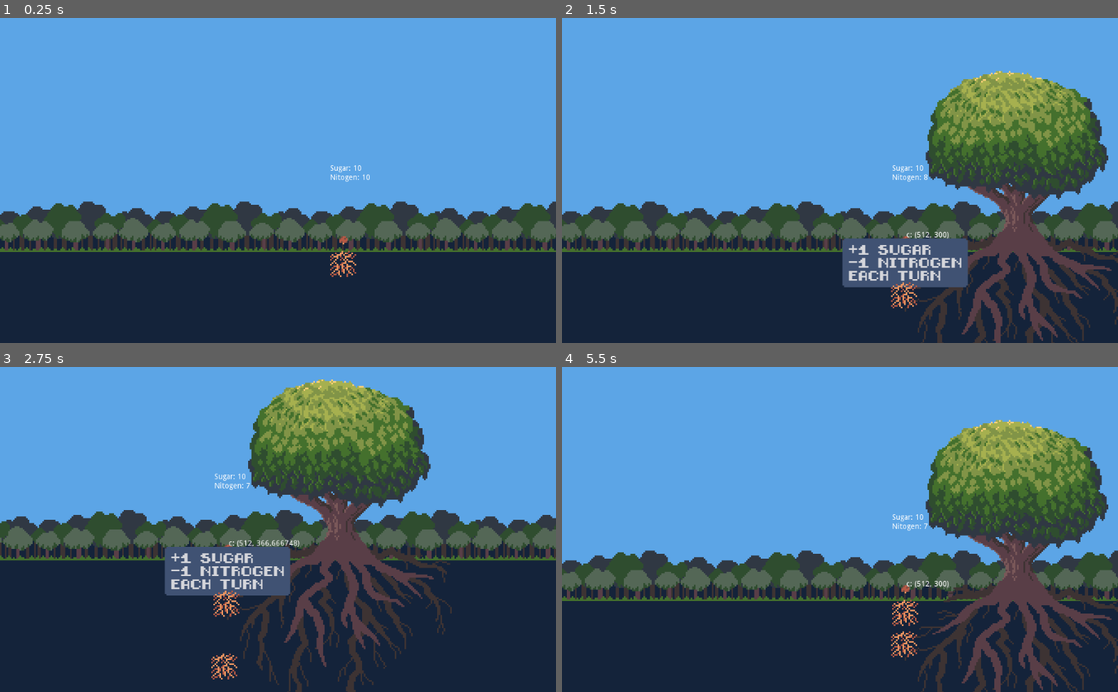
Above: before the commit, frames 1-4 (two rows, left to right).
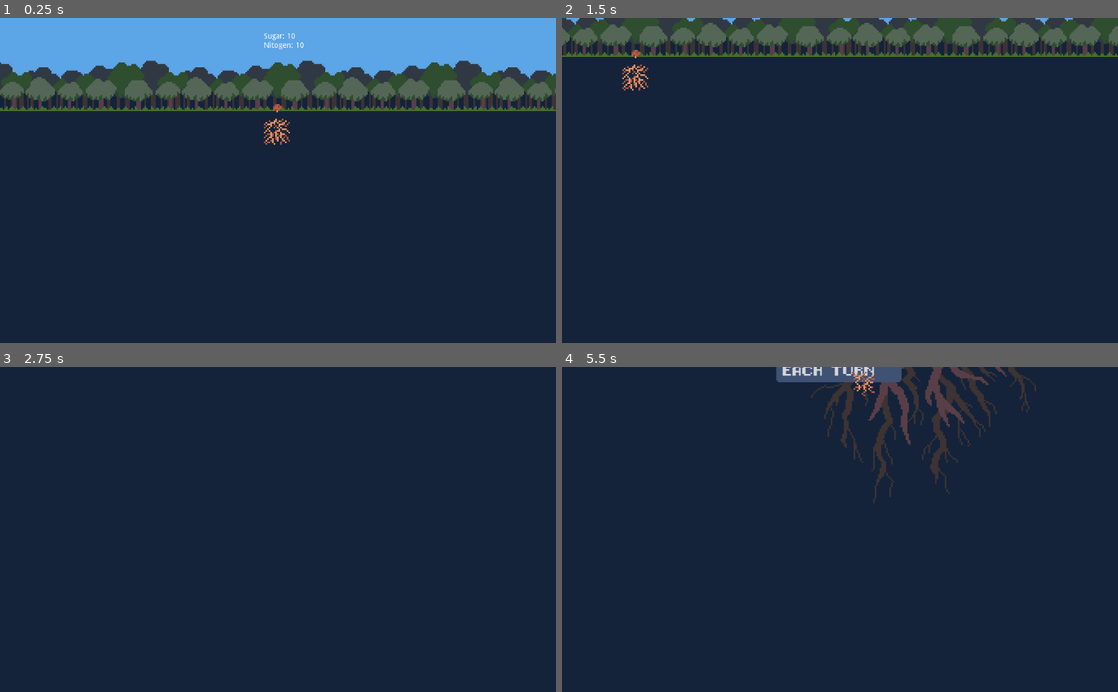
Above: after the commit, the same moments.

Repository: RoxT/rootroutes
Game: Godot game, scene res://Main_Rs_COPY.tscn
Two runs of this game, one before a commit and one after it. Both use one fixed random seed, a clock stepped at 60 frames per second and the inputs below.
Inputs (mouse positions are in pixels of both pictures, inside the frame that each line leads up to):
- Up to frame 1 (0.25 s): no input
- Up to frame 2 (1.5 s): tap Enter at 0.5 s; move the mouse to (906, 261) at 0.52 s; hold Right (ui_right) 0.53-1.28 s; click (906, 261) at 0.67 s; move the mouse to (906, 294) at 1.27 s; hold Down (ui_down) from 1.28 s (still down); click (906, 294) at 1.42 s
- Up to frame 3 (2.75 s): move the mouse to (339, 675) at 2.02 s; release Down (ui_down) at 2.03 s; hold Right (ui_right) from 2.03 s (still down); click (339, 675) at 2.17 s
- Up to frame 4 (5.5 s): move the mouse to (812, 594) at 2.77 s; release Right (ui_right) at 2.78 s; hold Up (ui_up) 2.78-3.53 s; click (812, 594) at 2.92 s; move the mouse to (1006, 578) at 3.52 s; hold Left (ui_left) 3.53-5.03 s; click (1006, 578) at 3.67 s; move the mouse to (673, 480) at 4.27 s; click (673, 480) at 4.42 s; move the mouse to (867, 529) at 5.02 s; hold Down (ui_down) from 5.03 s (still down); click (867, 529) at 5.17 s

The runs differ from the first frame. In frame 1, 55% of the frame differs, in the area x 0-100%, y 4-80%; in frame 2, 77%, in the area x 0-100%, y 0-100%; in frame 3, 65%; in frame 4, 75%.

Commit message:
camera fix for real maybe

Diff:
--- a/RootRoutes/Main_Rs_COPY.tscn
+++ b/RootRoutes/Main_Rs_COPY.tscn
@@ -160,128 +160,126 @@
 [node name="Spawn" type="Node2D" parent="."]
 
 [node name="Position2D" type="Position2D" parent="Spawn"]
-position = Vector2( 10, 394 )
+position = Vector2( 88, 410 )
 
 [node name="Position2D2" type="Position2D" parent="Spawn"]
-position = Vector2( 106, 394 )
+position = Vector2( 156, 410 )
 
 [node name="Position2D3" type="Position2D" parent="Spawn"]
-position = Vector2( 202, 394 )
+position = Vector2( 252, 410 )
 
 [node name="Position2D4" type="Position2D" parent="Spawn"]
-position = Vector2( 346, 394 )
+position = Vector2( 396, 410 )
 
 [node name="Position2D5" type="Position2D" parent="Spawn"]
-position = Vector2( 442, 394 )
+position = Vector2( 492, 410 )
 
 [node name="Position2D6" type="Position2D" parent="Spawn"]
-position = Vector2( 538, 394 )
+position = Vector2( 588, 410 )
 
 [node name="Position2D7" type="Position2D" parent="Spawn"]
-position = Vector2( 634, 394 )
+position = Vector2( 684, 410 )
 
 [node name="Position2D8" type="Position2D" parent="Spawn"]
-position = Vector2( 730, 394 )
+position = Vector2( 780, 410 )
 
 [node name="Position2D9" type="Position2D" parent="Spawn"]
-position = Vector2( 826, 394 )
+position = Vector2( 876, 410 )
 
 [node name="Position2D11" type="Position2D" parent="Spawn"]
-position = Vector2( 922, 394 )
+position = Vector2( 972, 410 )
 
 [node name="ExtraSpawn" type="Node2D" parent="."]
-visible = false
-position = Vector2( 0, 240 )
 
 [node name="Position2D12" type="Position2D" parent="ExtraSpawn"]
-position = Vector2( 1056, 168 )
+position = Vector2( 1066, 394 )
 
 [node name="Position2D13" type="Position2D" parent="ExtraSpawn"]
-position = Vector2( 1152, 168 )
+position = Vector2( 1162, 394 )
 
 [node name="Position2D14" type="Position2D" parent="ExtraSpawn"]
-position = Vector2( 1248, 168 )
+position = Vector2( 1258, 394 )
 
 [node name="Position2D15" type="Position2D" parent="ExtraSpawn"]
-position = Vector2( 1344, 168 )
+position = Vector2( 1354, 394 )
 
 [node name="Position2D16" type="Position2D" parent="ExtraSpawn"]
-position = Vector2( 1440, 168 )
+position = Vector2( 1450, 394 )
 
 [node name="Position2D17" type="Position2D" parent="ExtraSpawn"]
-position = Vector2( 1536, 168 )
+position = Vector2( 1546, 394 )
 
 [node name="Position2D18" type="Position2D" parent="ExtraSpawn"]
-position = Vector2( 1632, 168 )
+position = Vector2( 1642, 394 )
 
 [node name="Position2D19" type="Position2D" parent="ExtraSpawn"]
-position = Vector2( 1728, 168 )
+position = Vector2( 1738, 394 )
 
 [node name="Position2D20" type="Position2D" parent="ExtraSpawn"]
-position = Vector2( 1824, 168 )
+position = Vector2( 1834, 394 )
 
 [node name="Position2D21" type="Position2D" parent="ExtraSpawn"]
-position = Vector2( 1920, 168 )
+position = Vector2( 1930, 394 )
 
 [node name="Position2D22" type="Position2D" parent="ExtraSpawn"]
-position = Vector2( 2016, 168 )
+position = Vector2( 2026, 394 )
 
 [node name="Position2D23" type="Position2D" parent="ExtraSpawn"]
-position = Vector2( 2016, 168 )
+position = Vector2( 2026, 394 )
 
 [node name="Position2D24" type="Position2D" parent="ExtraSpawn"]
-position = Vector2( 2112, 168 )
+position = Vector2( 2122, 394 )
 
 [node name="Position2D25" type="Position2D" parent="ExtraSpawn"]
-position = Vector2( 2208, 168 )
+position = Vector2( 2218, 394 )
 
 [node name="Position2D26" type="Position2D" parent="ExtraSpawn"]
-position = Vector2( 2304, 168 )
+position = Vector2( 2314, 394 )
 
 [node name="Position2D27" type="Position2D" parent="ExtraSpawn"]
-position = Vector2( 2400, 168 )
+position = Vector2( 2410, 394 )
 
 [node name="Position2D28" type="Position2D" parent="ExtraSpawn"]
-position = Vector2( 2496, 168 )
+position = Vector2( 2506, 394 )
 
 [node name="Position2D29" type="Position2D" parent="ExtraSpawn"]
-position = Vector2( 2592, 168 )
+position = Vector2( 2602, 394 )
 
 [node name="Position2D30" type="Position2D" parent="ExtraSpawn"]
-position = Vector2( 2688, 168 )
+position = Vector2( 2698, 394 )
 
 [node name="Position2D31" type="Position2D" parent="ExtraSpawn"]
-position = Vector2( 2784, 168 )
+position = Vector2( 2794, 394 )
 
 [node name="Position2D32" type="Position2D" parent="ExtraSpawn"]
-position = Vector2( 2880, 168 )
+position = Vector2( 2890, 394 )
 
 [node name="Position2D33" type="Position2D" parent="ExtraSpawn"]
-position = Vector2( 2976, 168 )
+position = Vector2( 2986, 394 )
 
 [node name="Position2D34" type="Position2D" parent="ExtraSpawn"]
-position = Vector2( 3072, 168 )
+position = Vector2( 3082, 394 )
 
 [node name="Position2D35" type="Position2D" parent="ExtraSpawn"]
-position = Vector2( 3168, 168 )
+position = Vector2( 3178, 394 )
 
 [node name="Position2D36" type="Position2D" parent="ExtraSpawn"]
-position = Vector2( 3264, 168 )
+position = Vector2( 3274, 394 )
 
 [node name="Position2D37" type="Position2D" parent="ExtraSpawn"]
-position = Vector2( 3360, 168 )
+position = Vector2( 3370, 394 )
 
 [node name="Position2D38" type="Position2D" parent="ExtraSpawn"]
-position = Vector2( 3456, 168 )
+position = Vector2( 3466, 394 )
 
 [node name="Position2D39" type="Position2D" parent="ExtraSpawn"]
-position = Vector2( 3552, 168 )
+position = Vector2( 3562, 394 )
 
 [node name="Position2D40" type="Position2D" parent="ExtraSpawn"]
-position = Vector2( 3648, 168 )
+position = Vector2( 3658, 394 )
 
 [node name="Position2D41" type="Position2D" parent="ExtraSpawn"]
-position = Vector2( 3744, 168 )
+position = Vector2( 3754, 394 )
 
 [node name="AudioStreamPlayer2D" type="AudioStreamPlayer2D" parent="."]
 stream = ExtResource( 11 )
--- a/RootRoutes/resources/RootSprites.tres
+++ b/RootRoutes/resources/RootSprites.tres
@@ -42,7 +42,7 @@
 "frames": [ ExtResource( 2 ), ExtResource( 23 ) ],
 "loop": true,
 "name": "down-left",
-"speed": 45.0
+"speed": 4.0
 }, {
 "frames": [ ExtResource( 8 ) ],
 "loop": true,
--- a/RootRoutes/scenes/FreeRoot.tscn
+++ b/RootRoutes/scenes/FreeRoot.tscn
@@ -17,6 +17,6 @@
 [node name="CollisionShape2D" type="CollisionShape2D" parent="."]
 shape = SubResource( 1 )
 
-[node name="Label" type="Label" parent="."]
+[node name="Debug" type="Label" parent="."]
 margin_right = 40.0
 margin_bottom = 14.0
--- a/RootRoutes/scripts/FreeRoot.gd
+++ b/RootRoutes/scripts/FreeRoot.gd
@@ -15,6 +15,7 @@
 #	pass
 
 func choose_anim(pointer):
+	$Debug.text = str(pointer)
 	if abs(pointer.x) > STEP || abs(pointer.y) > STEP: return
 	if pointer.x == STEP:
 		if pointer.y == STEP:
--- a/RootRoutes/scripts/FruitingBody.gd
+++ b/RootRoutes/scripts/FruitingBody.gd
@@ -51,6 +51,7 @@
 
 func handle_hover(pointer):
 	if !is_instance_valid(active_root): return
+	$Debug.text = str(pointer)
 	active_root.handle_hover(pointer)
 
 func update_ineventory():
--- a/RootRoutes/scripts/Root.gd
+++ b/RootRoutes/scripts/Root.gd
@@ -33,7 +33,6 @@
 func handle_hover(pointer: Vector2):
 	if !is_instance_valid(free_root): return
 	var hover = to_local(pointer).snapped(Vector2(STEP, STEP))
-	free_root.get_node("Label").text = str(pointer) + "\n" + str(hover)
 	hover.x = clamp(hover.x, -STEP, STEP)
 	hover.y = clamp(hover.y, -STEP, STEP)
 	free_root.position = hover
--- a/RootRoutes/scripts/RootTest.gd
+++ b/RootRoutes/scripts/RootTest.gd
@@ -10,17 +10,21 @@
 
 # Called when the node enters the scene tree for the first time.
 func _ready():
+	rng.randomize()
+	var err = $YouDied/Timer.connect("timeout", self, "_on_YouDied_Timer_timeout")
+	if err != OK: print(err)
+	new_body()
+
+func new_body():
 	get_tree().call_group("item", "set_visible", false)
-	rng.randomize()
 	var pos = $Spawn.get_children()[rng.randi_range(0, $Spawn.get_children().size()-1)].position
 	var new_body = FruitingBody.instance()
 	new_body.position = pos
 	$YouDied.visible = false
 	$YouDied.position = new_body.position
-	var err = $YouDied/Timer.connect("timeout", self, "_on_YouDied_Timer_timeout")
-	if err != OK: print(err)
+	camera.position = new_body.position + Vector2(0, 150)
+	current_body = new_body
 	add_child(new_body)
-	current_body = new_body
 
 func _physics_process(delta):
 	if Input.is_action_pressed("ui_right"):
@@ -42,21 +46,12 @@
 	if !is_instance_valid(current_body): return
 	if event is InputEventMouseMotion:
 		var pointer = get_global_mouse_position()
-		current_body.get_node("Debug").text = "c: " + str(camera.get_camera_screen_center()) + "\n"
 		current_body.handle_hover(pointer)
-
 
 func _on_restart():
 	$YouDied/Label.text = "re-spawning...."
 	$YouDied.visible = true
 	$YouDied/Timer.start()
 
-
 func _on_YouDied_Timer_timeout():
-	get_tree().call_group("item", "set_visible", false)
-	var pos = $Spawn.get_children()[rng.randi_range(0, $Spawn.get_children().size()-1)].position
-	var new_body = FruitingBody.instance()
-	new_body.position = pos
-	$YouDied.visible = false
-	$YouDied.position = new_body.position
-	add_child(new_body)
+	new_body()
Not shown, changed: index.html
Not shown, changed: index.pck
